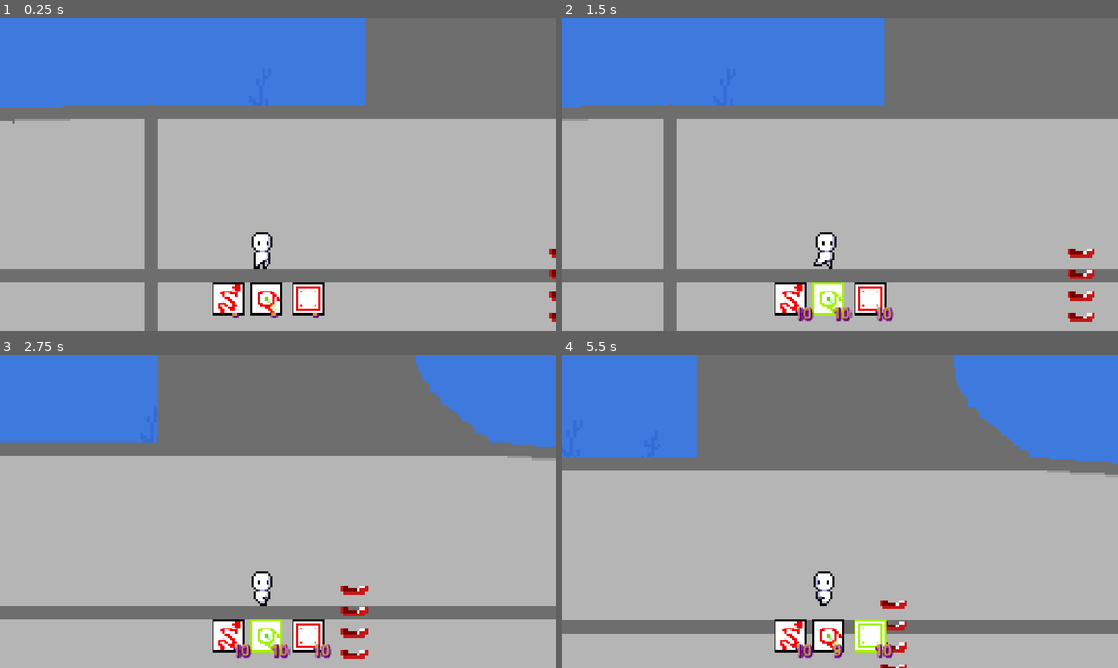
Above: before the commit, frames 1-4 (two rows, left to right).
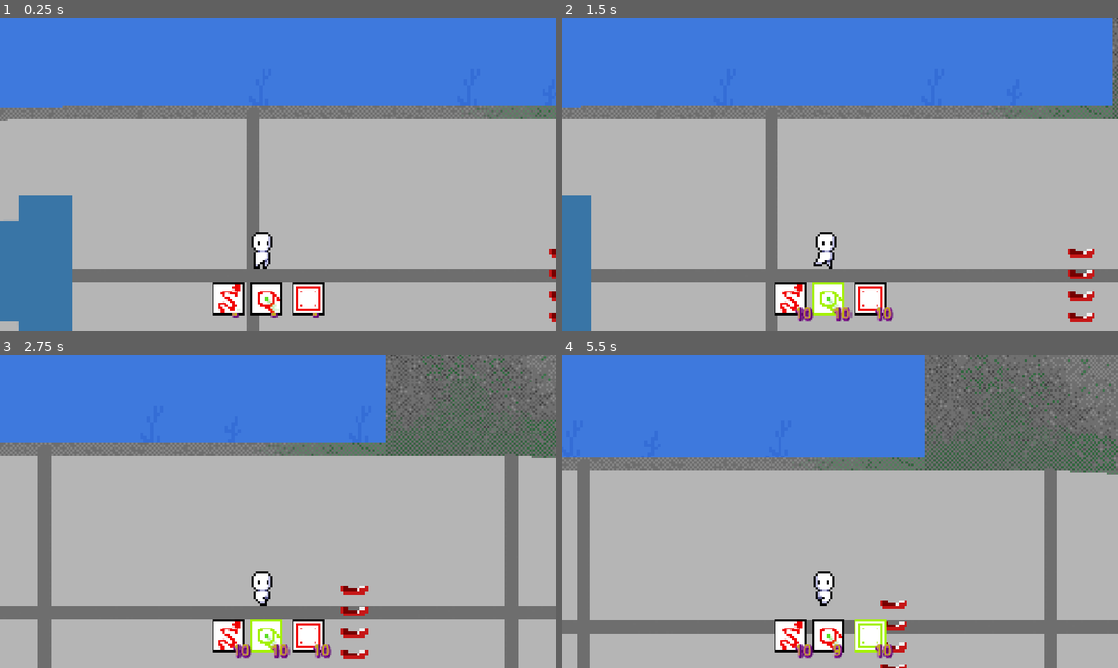
Above: after the commit, the same moments.

Repository: neonvalkyrie02/summer-game-jam26
Game: Godot game, scene res://main.tscn
Same seed, same stepped clock (60 frames per second), same inputs: the game is played once before the commit and once after it.
Inputs (mouse positions are in pixels of both pictures, inside the frame that each line leads up to):
- Up to frame 1 (0.25 s): no input
- Up to frame 2 (1.5 s): click (828, 299) at 0.52 s; tap Enter at 1.25 s; hold Right (ui_right) from 1.28 s (still down); hold Shift (action_sprint) from 1.28 s (still down)
- Up to frame 3 (2.75 s): keep holding Right (ui_right); tap Up (ui_up) at 1.52, 2.27 s; release Shift (action_sprint) at 2.03 s; tap F (action_use) at 2.1 s
- Up to frame 4 (5.5 s): release Right (ui_right) at 2.78 s; hold Left (ui_left) 2.78-3.53 s; tap E (eat) at 2.85 s; hold Right (ui_right) 3.53-5.03 s; tap 1 (key_1) at 3.6 s; tap Up (ui_up) at 3.77, 4.52, 5.27 s; tap 2 (key_2) at 4.35 s; hold Left (ui_left) from 5.03 s (still down); tap 3 (key_3) at 5.1 s

The runs differ from the first frame. In frame 1, 18% of the frame differs, in the area x 0-100%, y 0-100%; in frame 2, 17%; in frame 3, 22%; in frame 4, 26%, in the area x 2-100%, y 0-100%.

Commit message:
- Updated Submarine Textures

Diff:
--- a/submarine.tscn
+++ b/submarine.tscn
@@ -2,6 +2,7 @@
 
 [ext_resource type="Texture2D" uid="uid://56bffx5nw5rb" path="res://assets/Liam/Submarine.png" id="1_3uq8f"]
 [ext_resource type="PackedScene" uid="uid://c60fmh6v01fj1" path="res://ladder.tscn" id="2_k4f85"]
+[ext_resource type="Texture2D" uid="uid://dxiecrh78ceid" path="res://assets/Liam/Interior.png" id="2_qvldv"]
 
 [sub_resource type="RectangleShape2D" id="RectangleShape2D_5fmfn"]
 size = Vector2(137, 6)
@@ -20,9 +21,13 @@
 
 [node name="Submarine" type="Node2D" unique_id=129629463]
 
-[node name="Sprite2D" type="Sprite2D" parent="." unique_id=1967093523]
+[node name="Sprite2D2" type="Sprite2D" parent="." unique_id=516092853]
 position = Vector2(513, -153)
 texture = ExtResource("1_3uq8f")
+metadata/_edit_lock_ = true
+
+[node name="Sprite2D" type="Sprite2D" parent="Sprite2D2" unique_id=1967093523]
+texture = ExtResource("2_qvldv")
 metadata/_edit_lock_ = true
 
 [node name="StaticBody2D" type="StaticBody2D" parent="." unique_id=706232350]
Binary file added: assets/Liam/Interior.png
Not shown, added: assets/Liam/Interior.png.import
Binary file changed: assets/Liam/Submarine.png
Binary file added: assets/Liam/Submarine_old.png
Not shown, added: assets/Liam/Submarine_old.png.import
Not shown, changed: assets/Liam/Submarine.kra
Not shown, changed: assets/Liam/Submarine.kra~
